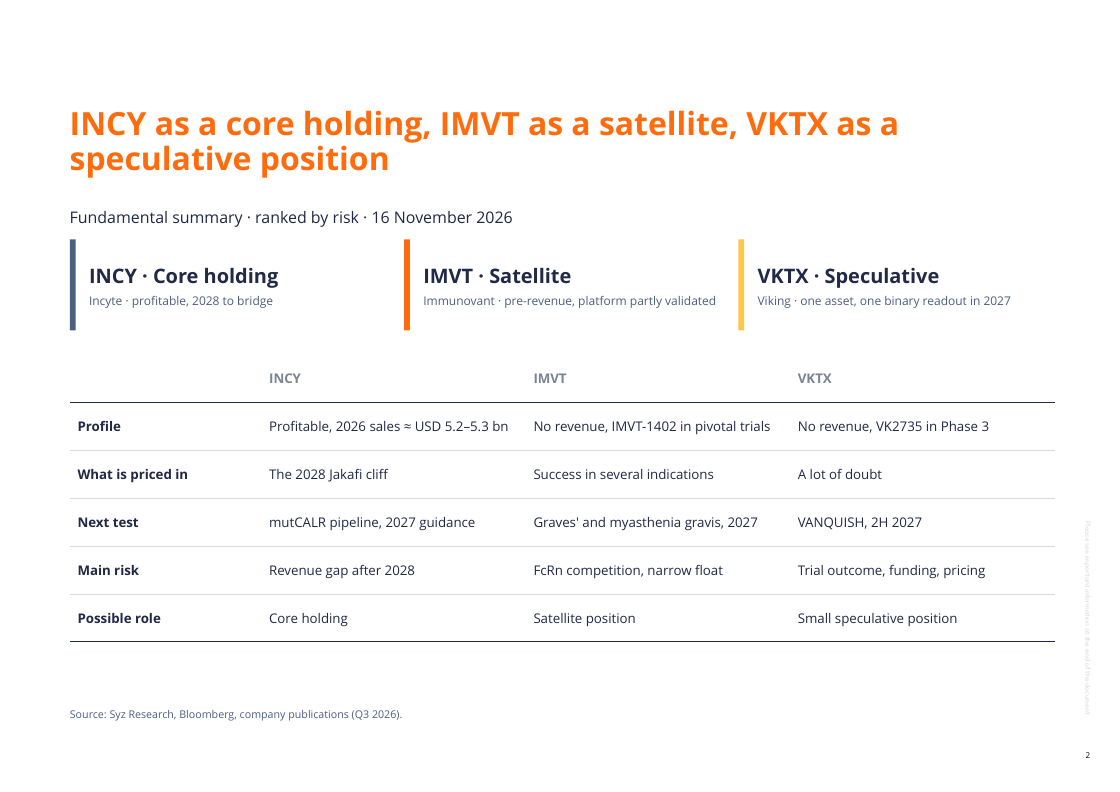
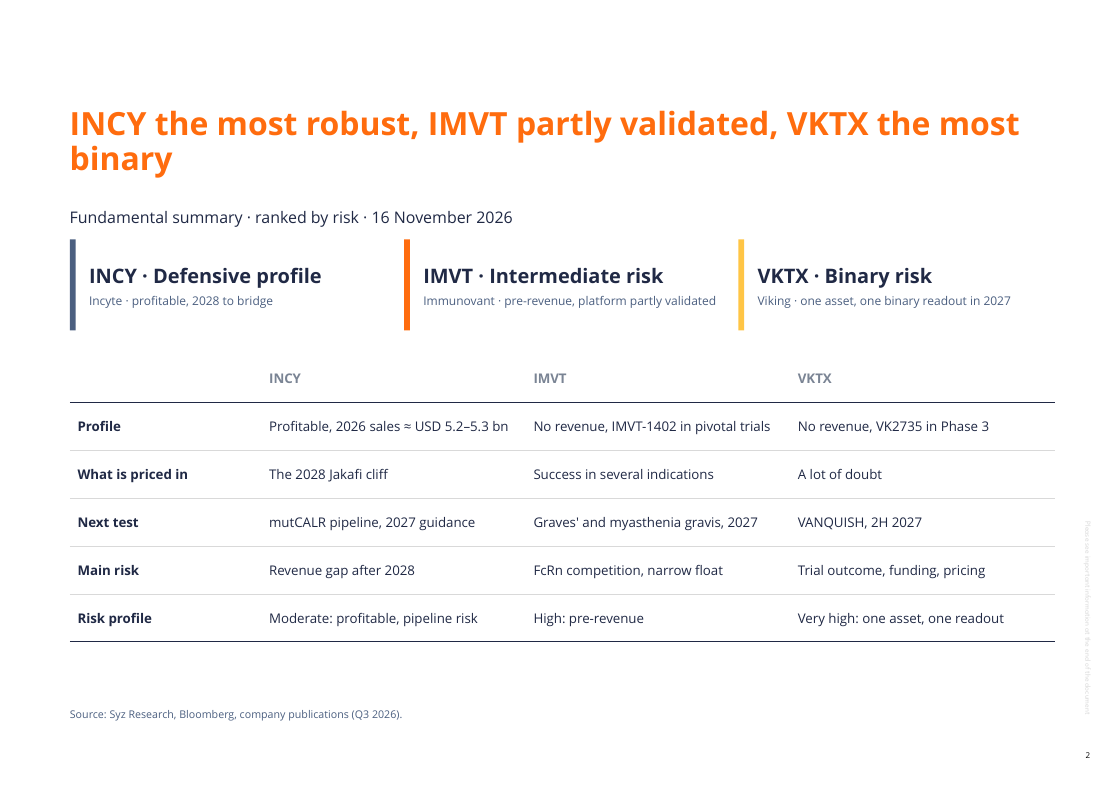
Before and after one commit to jb-db05/adhoc_Equity, a slide deck: slide 2 of notes/2026-11-16-biotech-vktx-imvt-incy/Syz_US_Biotech_fundamental_view_2026-11-16_EN.pptx. Drawn at 1120x792 pixels with LibreOffice and Linux fonts; fonts in the diff are those of the drawing; background and template pictures are left out. Boxes give left, top, right and bottom in pixels: in the first picture for what was removed or moved away, otherwise in the second. Text is boxed around its words. In the diff, an @@ line names an element or a change of style, - is before the commit and + after.

```diff
--- a/notes/2026-11-16-biotech-vktx-imvt-incy/Syz_US_Biotech_fundamental_view_2026-11-16_EN.pptx
+++ b/notes/2026-11-16-biotech-vktx-imvt-incy/Syz_US_Biotech_fundamental_view_2026-11-16_EN.pptx
@@ title at (70,110,1020,178): text changed @@
-INCY as a core holding, IMVT as a satellite, VKTX as a speculative position
+INCY the most robust, IMVT partly validated, VKTX the most binary
@@ text at (89,267,321,288): text changed @@
-INCY · Core holding
+INCY · Defensive profile
@@ text at (423,268,663,284): text changed @@
-IMVT · Satellite
+IMVT · Intermediate risk
@@ text at (758,268,932,288): text changed @@
-VKTX · Speculative
+VKTX · Binary risk
@@ table at (70,354,1055,642) @@
-row 6: Possible role | Core holding | Satellite position | Small speculative position
+row 6: Risk profile | Moderate: profitable, pipeline risk | High: pre-revenue | Very high: one asset, one readout
```
Also in this commit, not shown: 5 other slides changed, 9 other files.
